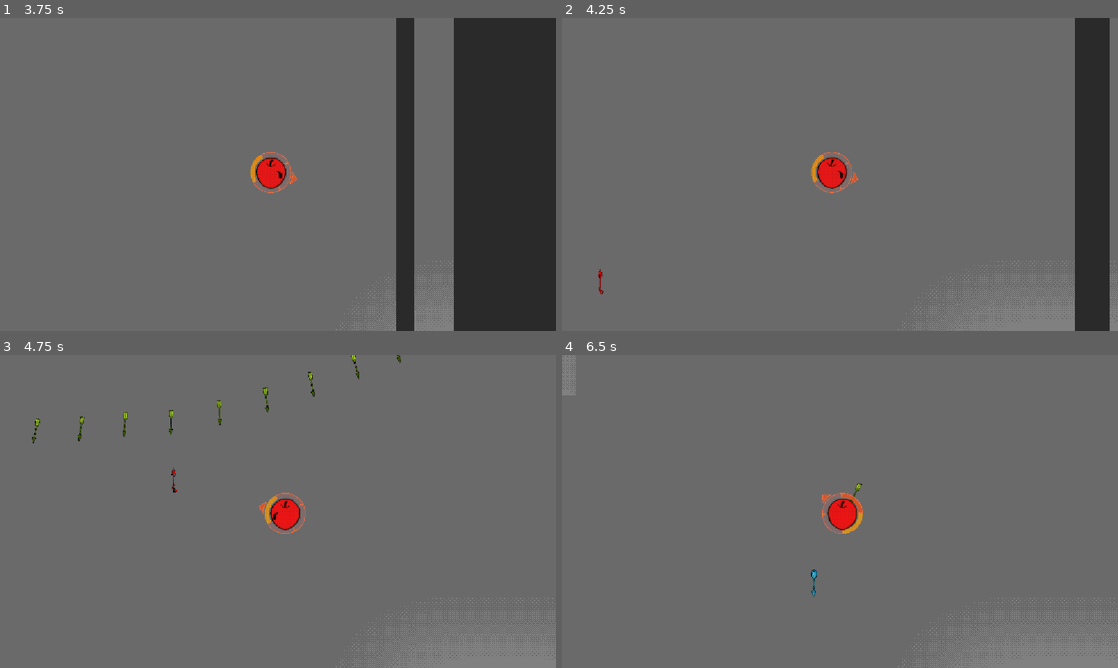
Above: before the commit, frames 1-4 (two rows, left to right).
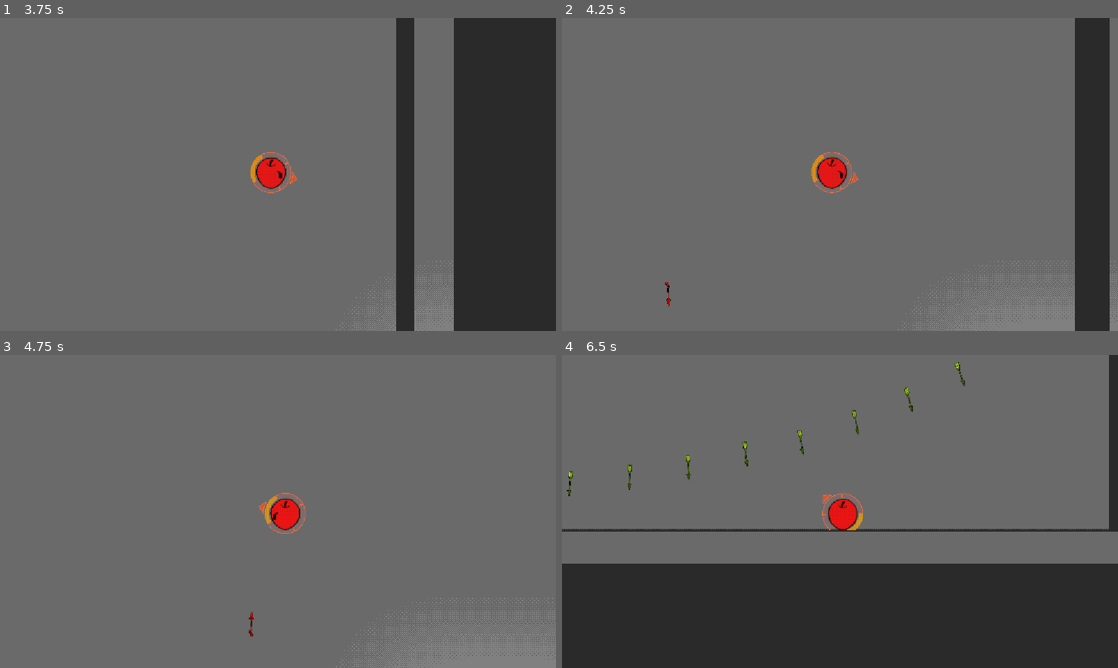
Above: after the commit, the same moments.

Repository: CasualShrub/arrow-head
Game: Godot game, scene res://scenes/3d_hard_boss.tscn
Same seed, same stepped clock (60 frames per second), same inputs: the game is played once before the commit and once after it. This scene is started directly instead of the project's main scene. Sound files missing from this copy of the repository are replaced by a short silence.
Inputs (mouse positions are in pixels of both pictures, inside the frame that each line leads up to):
- Up to frame 1 (3.75 s): tap Enter at 0.5 s; move the mouse to (400, 158) at 0.52 s; hold D (move_right) 0.53-1.28 s; hold Space (fire) 0.53-1.28 s; move the mouse to (166, 190) at 1.27 s; hold S (move_down) 1.28-2.03 s; tap Space (fire) at 1.35, 2.85 s; move the mouse to (333, 105) at 2.02 s; hold D (move_right) 2.03-2.78 s; hold Space (fire) 2.03-2.78 s; tap R at 2.1 s; move the mouse to (250, 237) at 2.77 s; hold W (move_up) 2.78-3.53 s; move the mouse to (444, 221) at 3.52 s; hold A (move_left) from 3.53 s (still down); hold Space (fire) from 3.53 s (still down)
- Up to frame 2 (4.25 s): keep holding A (move_left); keep holding Space (fire)
- Up to frame 3 (4.75 s): keep holding A (move_left); move the mouse to (111, 464) at 4.27 s; release Space (fire) at 4.28 s; tap R at 4.35 s; tap Space (fire) at 4.55 s
- Up to frame 4 (6.5 s): move the mouse to (867, 511) at 5.02 s; release A (move_left) at 5.03 s; hold S (move_down) 5.03-5.78 s; hold Space (fire) 5.03-5.78 s; move the mouse to (756, 433) at 5.77 s; hold D (move_right) from 5.78 s (still down); tap Space (fire) at 5.85 s

Frame 1 is identical in both runs. In frame 2, less than 0.1% of the frame differs, in the area x 6-20%, y 80-93%; in frame 3, 0.4%; in frame 4, 36%, in the area x 0-100%, y 0-100%.

Commit message:
fix bannaa timing shooting

Diff:
--- a/scripts/enemy.gd
+++ b/scripts/enemy.gd
@@ -15,6 +15,7 @@
 @export var arrow_scene: PackedScene = null
 @export var aim_time := 0.4
 @export var release_time := 0.12
+@export var fire_release_frame := 3
 
 @export_group("hit")
 @export var hit_flash_time := 0.15
@@ -232,7 +233,13 @@
 	if _dead: return
 	var pattern := _select_pattern()
 	_sprite.play("fire")
+	await _await_fire_release()
+	if _dead: return
 	perform(pattern)
+
+func _await_fire_release() -> void:
+	while not _dead and _sprite.animation == "fire" and _sprite.frame < fire_release_frame:
+		await _sprite.frame_changed
 
 func highlight_on(c: Color) -> void:
 	if is_dead(): return
